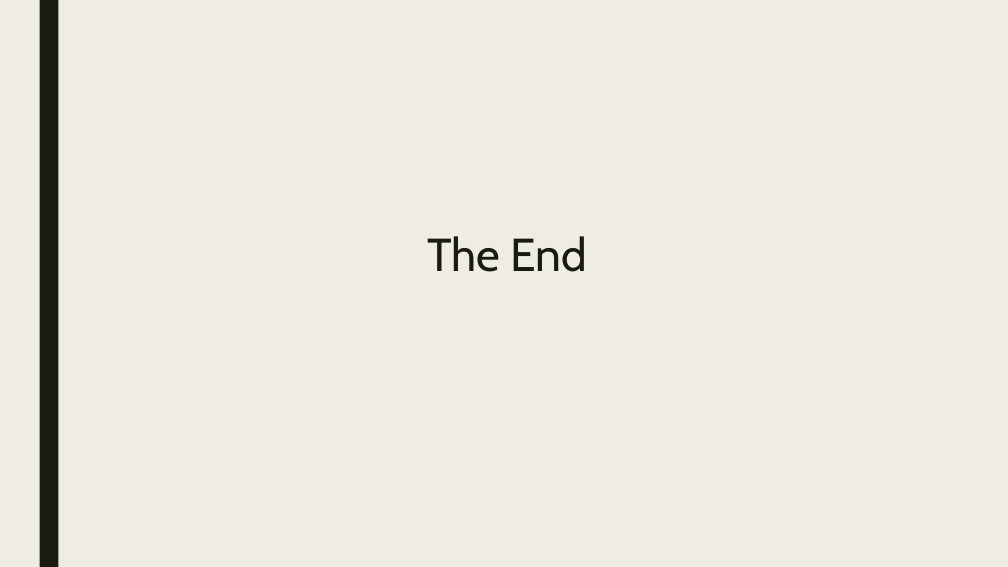
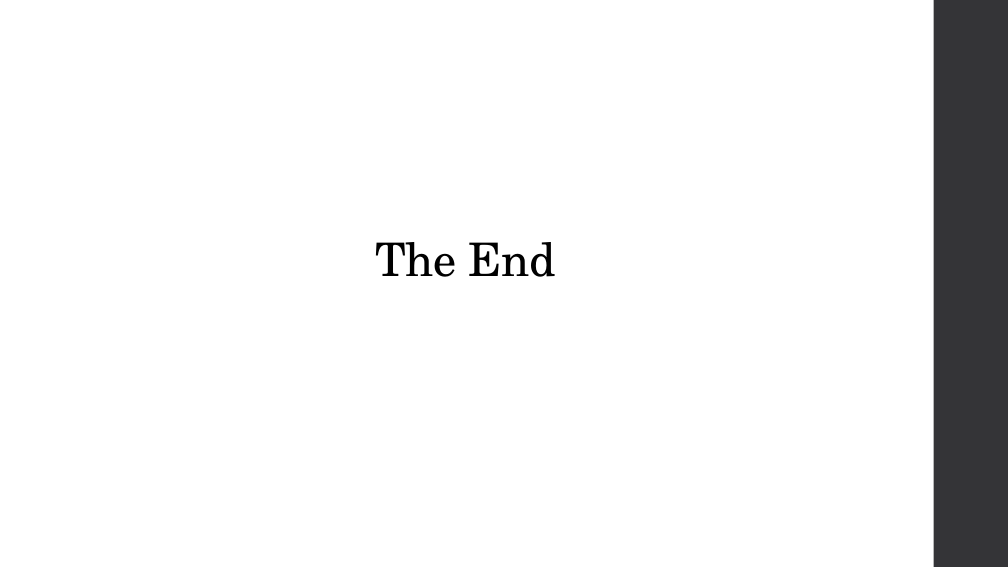
Before and after one commit to npsquared/3251_Presentation, a slide deck: slide 19 of 3251 - Cricket Prediction - Nitin Prakash.pptx. Drawn at 1008x567 pixels with LibreOffice and Linux fonts; fonts in the diff are those of the drawing. Boxes give left, top, right and bottom in pixels: in the first picture for what was removed or moved away, otherwise in the second. Text is boxed around its words. In the diff, an @@ line names an element or a change of style, - is before the commit and + after.

```diff
--- a/3251 - Cricket Prediction - Nitin Prakash.pptx
+++ b/3251 - Cricket Prediction - Nitin Prakash.pptx
@@ background #EFEDE3 to #FFFFFF @@
@@ rectangle removed at [39,0,58,567] @@
@@ rectangle added at [934,0,1008,567], fill #353537 @@
@@ title "The End": place and size @@
-title "The End" at [427,236,588,272]
+title "The End" at [376,242,555,277]
@@ title "The End" at [376,242,555,277]: font Cabin to TeX Gyre Schola, text colour #191B0E to #000000, letter spacing 0 to -0.5 pt; line spacing 0.89 to 0.9; vertical alignment top to bottom @@
```
Also in this commit, not shown: 18 other slides changed.
